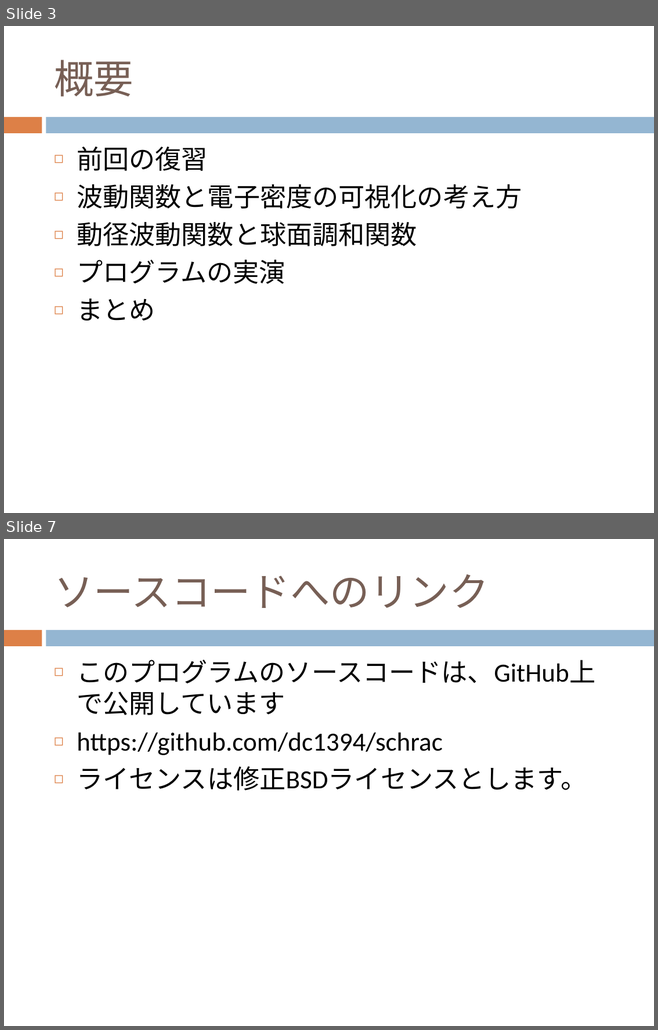
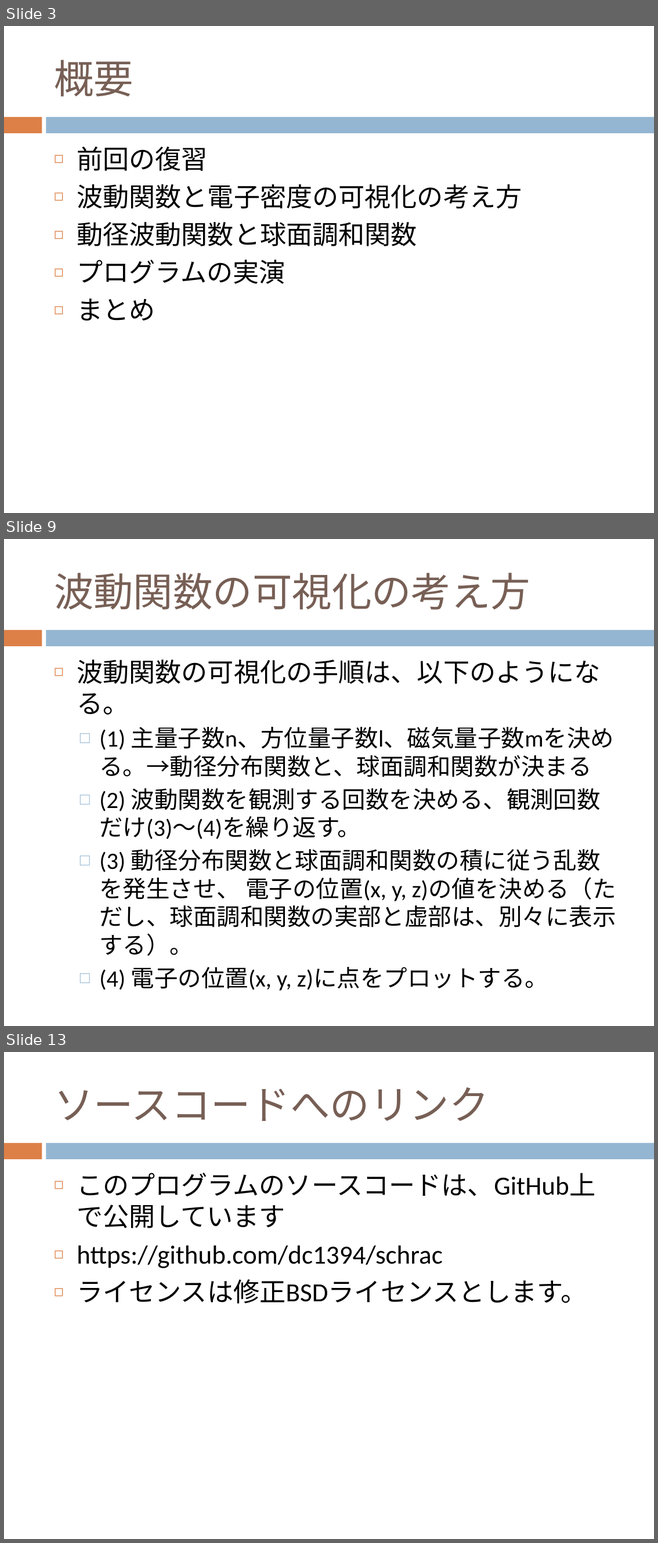
Before and after one commit to dc1394/fukui_sono3, a slide deck: 福井技術者の集い その3 発表資料スライド.pptx. Shown one above the other, each under a label of ours: slides 3 and 7 before the commit, slides 3, 9 and 13 after it; the slides between them are not shown. The pictures are 658x1030 and 658x1543 pixels, drawn with LibreOffice and Linux fonts; fonts in the diff are those of the drawing. Boxes give left, top, right and bottom in pixels: in the first picture for what was removed or moved away, otherwise in the second. Text is boxed around its words. In the diff, an @@ line names an element or a change of style, - is before the commit and + after.

```diff
--- a/福井技術者の集い その3 発表資料スライド.pptx
+++ b/福井技術者の集い その3 発表資料スライド.pptx
@@ slide 9 added at (x1=4, y1=539, x2=654, y2=1026), background #FFFFFF; not listed: 2 template elements that a slide beside it also shows @@
@@ title added at (x1=54, y1=573, x2=530, y2=610), 44 pt, text #775F55 @@
+波動関数の可視化の考え方
@@ text added at (x1=76, y1=660, x2=616, y2=991), 26 pt, text #000000 @@
+◻ 波動関数の可視化の手順は、以下のようになる。
+  □ (1) 主量子数n、方位量子数l、磁気量子数mを決める。→動径分布関数と、球面調和関数が決まる
+  □ (2) 波動関数を観測する回数を決める、観測回数だけ(3)～(4)を繰り返す。
+  □ (3) 動径分布関数と球面調和関数の積に従う乱数を発生させ、 電子の位置(x, y, z)の値を決める（ただし、球面調和関数の実部と虚部は、別々に表示する）。
+  □ (4) 電子の位置(x, y, z)に点をプロットする。
@@ what was slide 7 is now slide 13 @@
```
Also in this commit, not shown: 2 slides changed, 5 other slides added, 4 other files.
